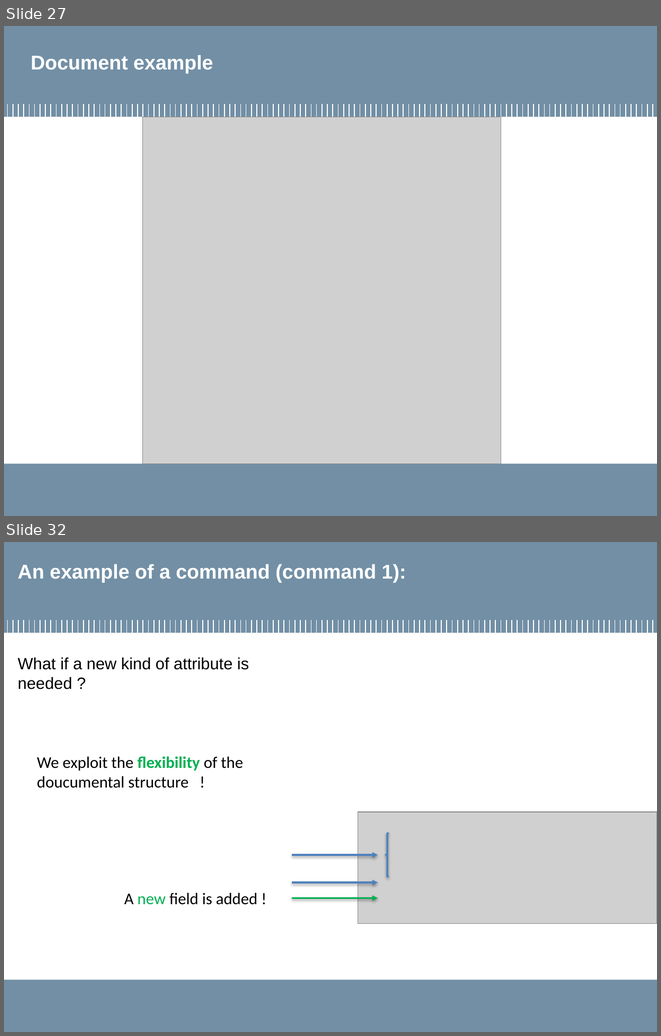
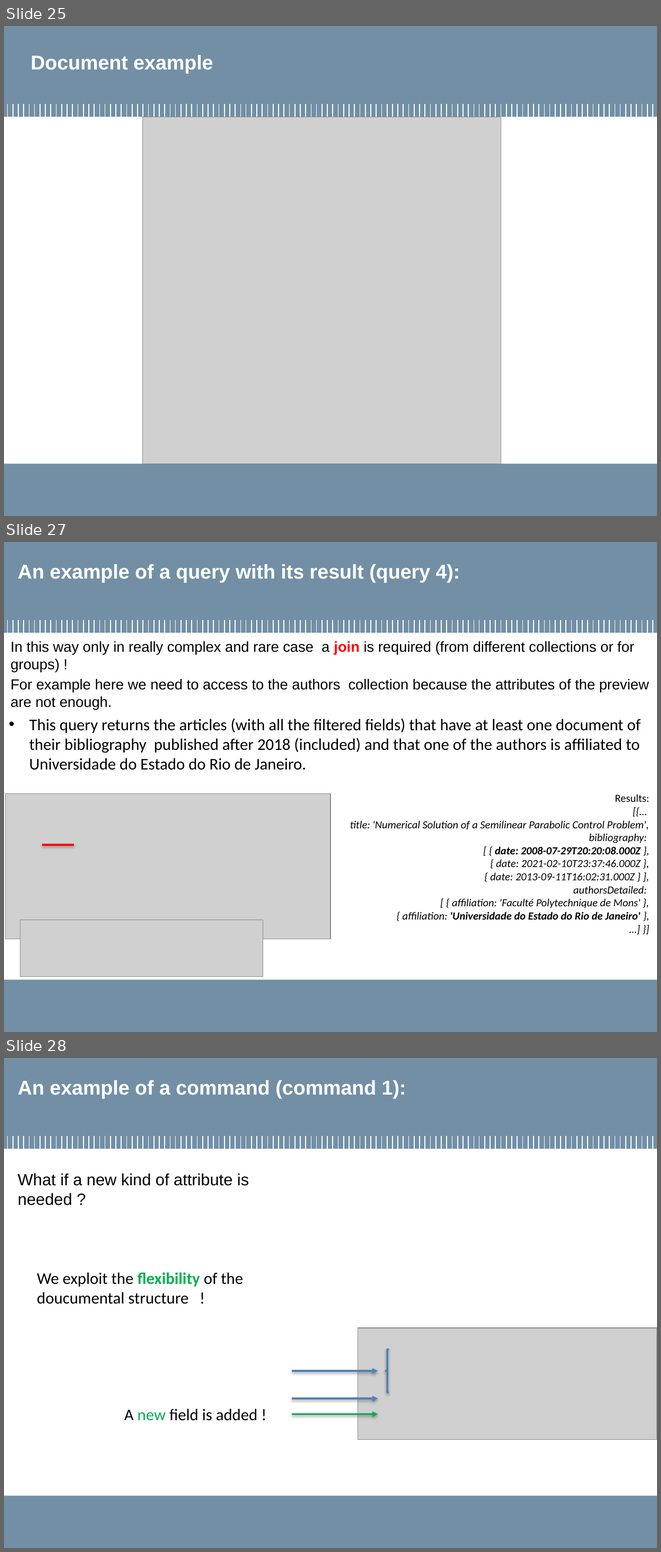
Before and after one commit to MarcoLucaPrevitera/BigData-Project, a slide deck: Presentation/FinalPresentation.pptx. Shown one above the other, each under a label of ours: slides 27 and 32 before the commit, slides 25, 27 and 28 after it; the slides between them are not shown. The pictures are 661x1036 and 661x1552 pixels, drawn with LibreOffice and Linux fonts; fonts in the diff are those of the drawing; grey boxes stand for pictures; background and template pictures are left out. Boxes give left, top, right and bottom in pixels: in the first picture for what was removed or moved away, otherwise in the second. Text is boxed around its words. In the diff, an @@ line names an element or a change of style, - is before the commit and + after.

```diff
--- a/Presentation/FinalPresentation.pptx
+++ b/Presentation/FinalPresentation.pptx
@@ slide 27 added at box(4, 542, 657, 1032), background #FFFFFF; not listed: 122 template elements that a slide beside it also shows @@
@@ title added at box(18, 564, 460, 582), 22 pt, text #FFFFFF, bold @@
+An example of a query with its result (query 4):
@@ text added at box(10, 641, 649, 709), 16 pt, text #000000 @@
+In this way only in really complex and rare case a join is required (from different collections or for groups) !
+For example here we need to access to the authors collection because the attributes of the preview are not enough.
@@ text added at box(29, 718, 641, 770), 18 pt, text #000000 @@
+• This query returns the articles (with all the filtered fields) that have at least one document of their bibliography published after 2018 (included) and that one of the authors is affiliated to Universidade do Estado do Rio de Janeiro.
@@ picture added at box(5, 793, 330, 939) @@
@@ text added at box(350, 794, 650, 919), 12 pt, text #000000, italic @@
+Results:
+[{…
+title: 'Numerical Solution of a Semilinear Parabolic Control Problem',
+bibliography:
+[ { date: 2008-07-29T20:20:08.000Z },
+{ date: 2021-02-10T23:37:46.000Z },
+{ date: 2013-09-11T16:02:31.000Z } ],
+authorsDetailed:
+[ { affiliation: 'Faculté Polytechnique de Mons' },
+{ affiliation: 'Universidade do Estado do Rio de Janeiro' },
+…] }]
@@ line added from (42, 844) to (74, 844), #FF0000 2 pt @@
@@ picture added at box(20, 919, 263, 976) @@
@@ rectangle added at box(4, 993, 247, 1021), fill #728FA5 @@
@@ what was slide 27 is now slide 25 @@
@@ what was slide 32 is now slide 28 @@
```
Also in this commit, not shown: 11 slides changed, 1 other slide added, 5 slides removed, 20 other files.
